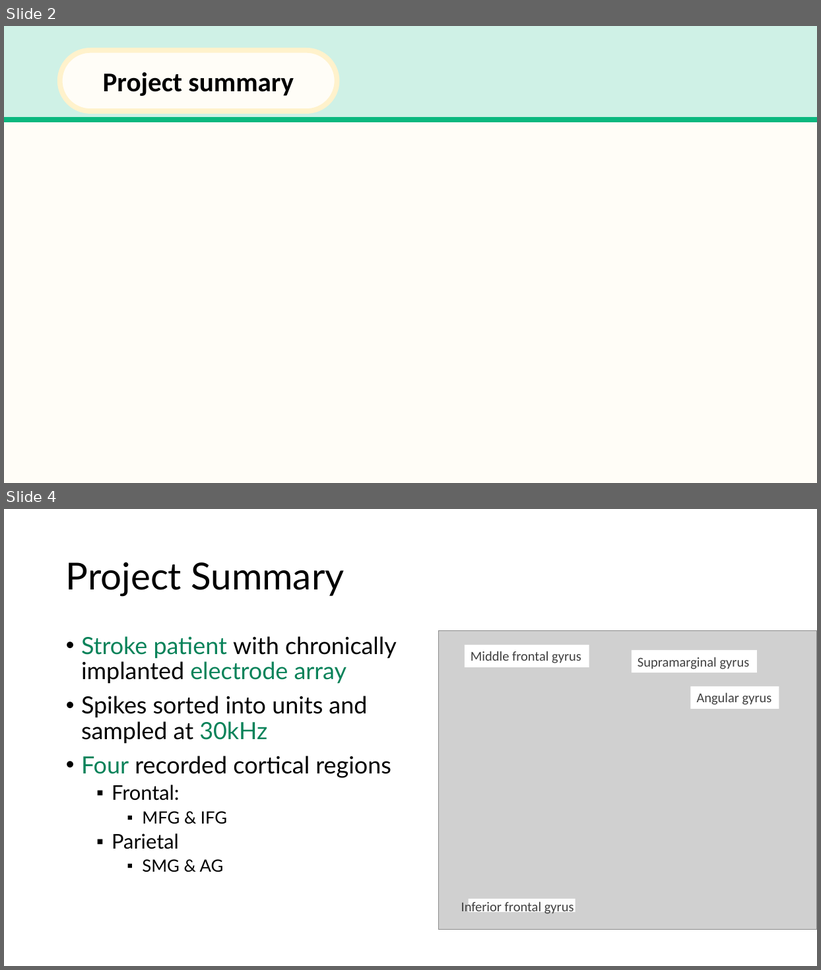
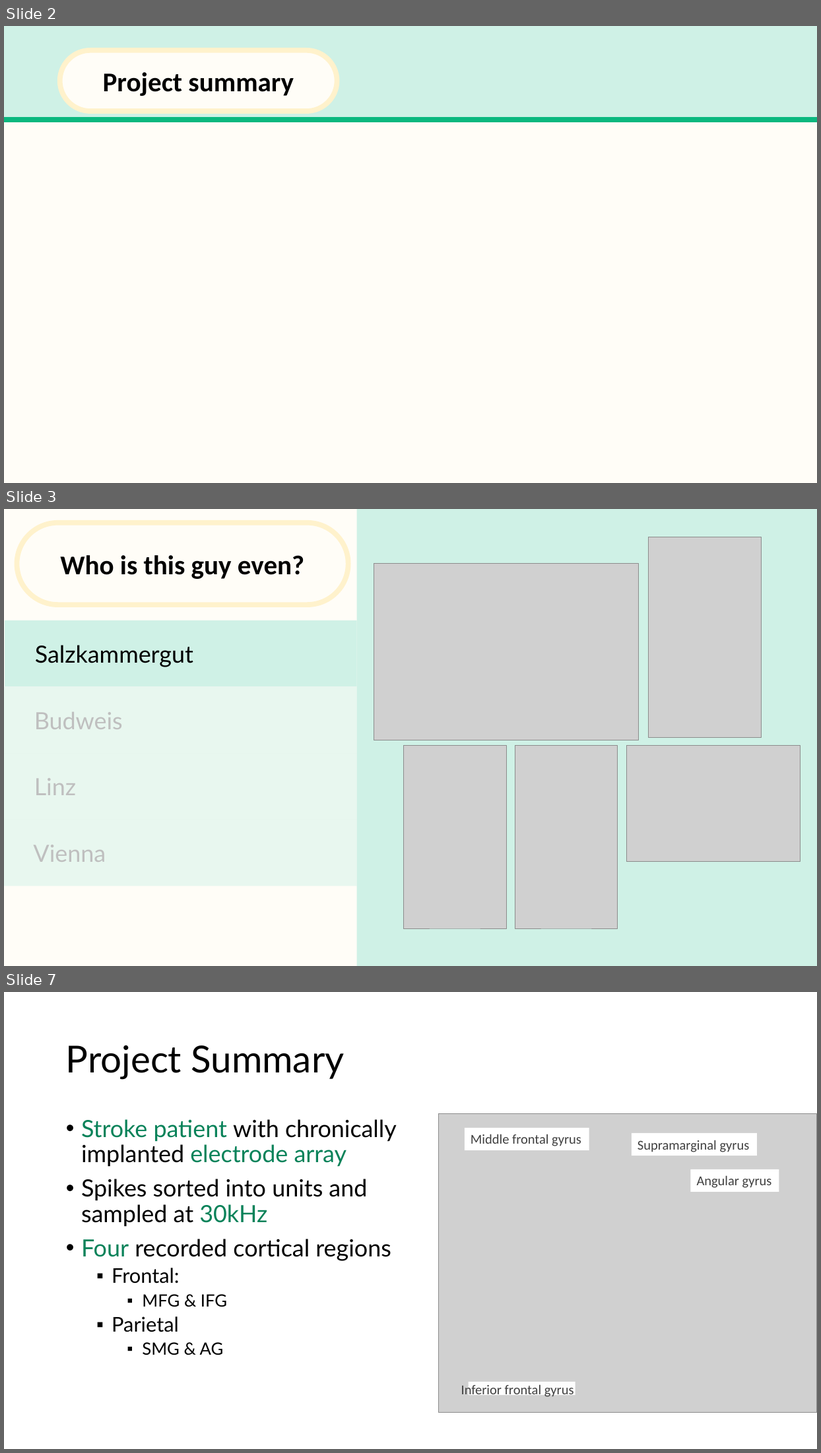
Before and after one commit to trNk27/Human_Data_Exploration, a slide deck: presentation/Prototype.pptx. Shown one above the other, each under a label of ours: slides 2 and 4 before the commit, slides 2, 3 and 7 after it; the slides between them are not shown. The pictures are 821x970 and 821x1453 pixels, drawn with LibreOffice and Linux fonts; fonts in the diff are those of the drawing; grey boxes stand for pictures; background and template pictures are left out. Boxes give left, top, right and bottom in pixels: in the first picture for what was removed or moved away, otherwise in the second. Text is boxed around its words. In the diff, an @@ line names an element or a change of style, - is before the commit and + after.

```diff
--- a/presentation/Prototype.pptx
+++ b/presentation/Prototype.pptx
@@ slide 3 added at box(4, 509, 817, 966), background #FFFDF7 @@
@@ rounded rectangle added at box(17, 523, 348, 605), fill #FFFDF7, outline #FFF2CC 6 pt, 32 pt, text #000000, bold @@
+Who is this guy even?
@@ rectangle added at box(357, 509, 817, 966), fill #CFF1E6 @@
@@ picture added at box(648, 537, 761, 738) @@
@@ picture added at box(374, 564, 639, 740) @@
@@ rectangle added at box(5, 621, 357, 687), fill #CFF1E6, 28 pt, text #000000 @@
+Salzkammergut
@@ rectangle added at box(4, 687, 357, 754), fill #CFF1E6 at 46% opacity, 28 pt, text #BFBFBF @@
+Budweis
@@ picture added at box(403, 746, 507, 929) @@
@@ picture added at box(516, 746, 618, 929) @@
@@ picture added at box(627, 746, 801, 861) @@
@@ text added at box(34, 778, 76, 795), 28 pt, text #BFBFBF @@
+Linz
@@ rectangle added at box(4, 820, 357, 887), fill #CFF1E6 at 46% opacity, 28 pt, text #BFBFBF @@
+Vienna
@@ what was slide 4 is now slide 7 @@
```
Also in this commit, not shown: 5 slides changed, 4 other slides added, 1 slide removed, 2 other files.
